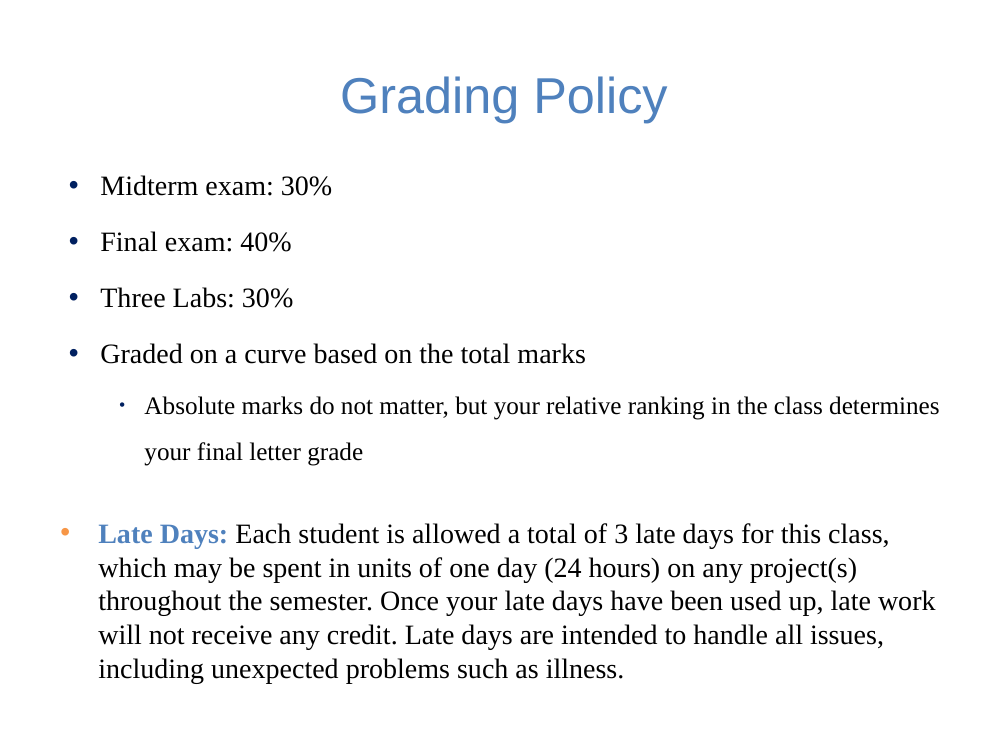
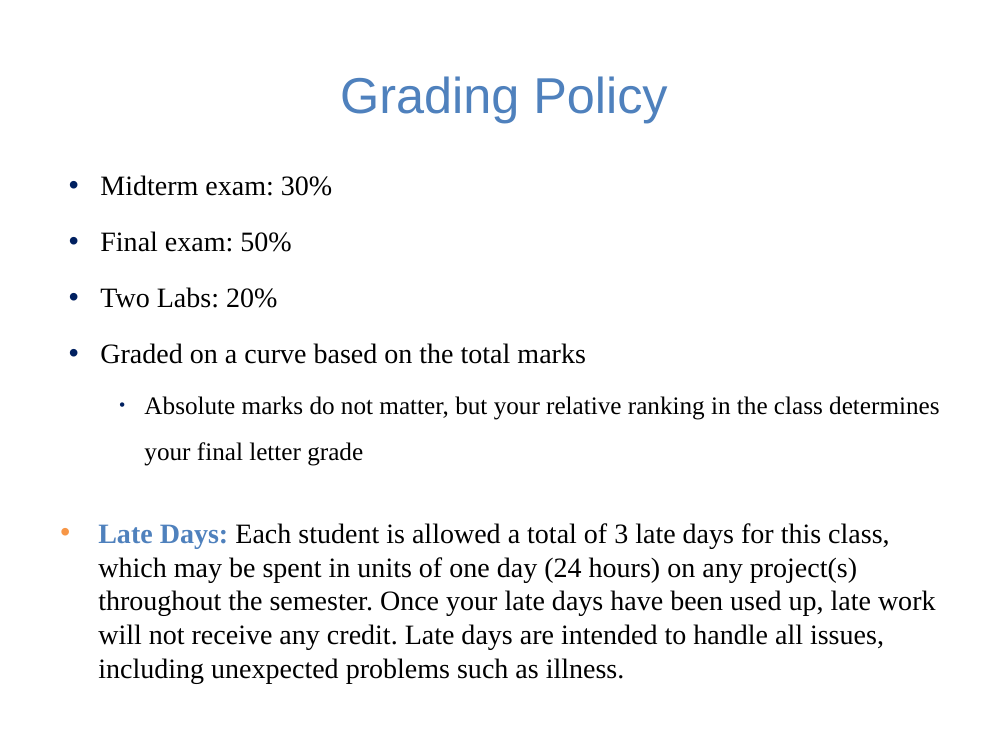
Before and after one commit to guhofstra/CSC256Fa25, a slide deck: slide 6 of PPTs/Lecture 0-course overview.pptx (slide 5 before the commit). Drawn at 1008x756 pixels with LibreOffice and Linux fonts; fonts in the diff are those of the drawing. Boxes give left, top, right and bottom in pixels: in the first picture for what was removed or moved away, otherwise in the second. Text is boxed around its words. In the diff, an @@ line names an element or a change of style, - is before the commit and + after.

```diff
--- a/PPTs/Lecture 0-course overview.pptx
+++ b/PPTs/Lecture 0-course overview.pptx
@@ text at [100,231,291,308]: text changed @@
-  • Final exam: 40%
-  • Three Labs: 30%
+  • Final exam: 50%
+  • Two Labs: 20%
```
Also in this commit, not shown: 2 other slides changed, 1 slide added, 26 other files.
